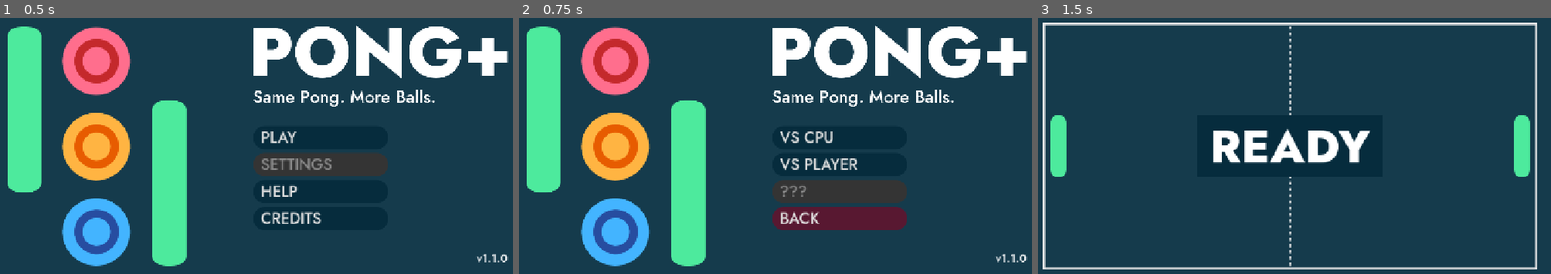
Above: before the commit, frames 1-3 (left to right).
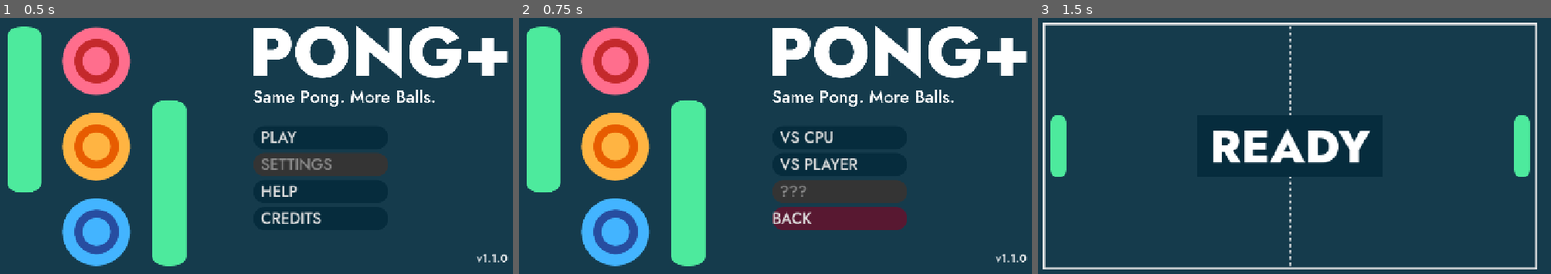
Above: after the commit, the same moments.

Repository: cf-Le3/pong-plus
Game: Godot game, scene res://general/main/main.tscn
The game is run twice, just before and just after one commit, with the same random seed, the same clock (stepped at 60 frames per second) and the same inputs.
Inputs:
- Up to frame 1 (0.5 s): no input
- Up to frame 2 (0.75 s): click "PLAY" at 0.5 s
- Up to frame 3 (1.5 s): click "VS CPU" at 1.25 s

Frame 1 is identical in both runs. In frame 2, 0.3% of the frame differs, in the area x 49-59%, y 75-81%; in frame 3, nothing differs.

Commit message:
Define separate button themes for non-title buttons

Diff:
--- a/Pong Plus/general/themes/button_cancel.tres
+++ b/Pong Plus/general/themes/button_cancel_general.tres
@@ -1,9 +1,8 @@
-[gd_resource type="Theme" load_steps=7 format=3 uid="uid://3fnqa7mo40oi"]
+[gd_resource type="Theme" load_steps=7 format=3 uid="uid://dvkknqaldhwsk"]
 
-[ext_resource type="FontFile" uid="uid://3bakknuabxrn" path="res://general/fonts/Jost-500-Medium.ttf" id="1_rs7qm"]
+[ext_resource type="FontFile" uid="uid://3bakknuabxrn" path="res://general/fonts/Jost-500-Medium.ttf" id="1_3h7mt"]
 
 [sub_resource type="StyleBoxFlat" id="StyleBoxFlat_rs7qm"]
-content_margin_left = 32.0
 bg_color = Color(0.858824, 0.329412, 0.52549, 1)
 corner_radius_top_left = 32
 corner_radius_top_right = 32
@@ -11,7 +10,6 @@
 corner_radius_bottom_left = 32
 
 [sub_resource type="StyleBoxFlat" id="StyleBoxFlat_yhnvk"]
-content_margin_left = 32.0
 bg_color = Color(0.859095, 0.329469, 0.525625, 1)
 corner_radius_top_left = 32
 corner_radius_top_right = 32
@@ -19,7 +17,6 @@
 corner_radius_bottom_left = 32
 
 [sub_resource type="StyleBoxFlat" id="StyleBoxFlat_eo7t3"]
-content_margin_left = 32.0
 bg_color = Color(0.858824, 0.329412, 0.52549, 1)
 corner_radius_top_left = 32
 corner_radius_top_right = 32
@@ -27,7 +24,6 @@
 corner_radius_bottom_left = 32
 
 [sub_resource type="StyleBoxFlat" id="StyleBoxFlat_tnu8d"]
-content_margin_left = 16.0
 bg_color = Color(0.347618, 0.0937091, 0.191388, 1)
 corner_radius_top_left = 32
 corner_radius_top_right = 32
@@ -35,7 +31,6 @@
 corner_radius_bottom_left = 32
 
 [sub_resource type="StyleBoxFlat" id="StyleBoxFlat_c2xpq"]
-content_margin_left = 16.0
 bg_color = Color(0.858824, 0.329412, 0.52549, 1)
 corner_radius_top_left = 32
 corner_radius_top_right = 32
--- /dev/null
+++ b/Pong Plus/general/themes/button_cancel_title.tres
@@ -0,0 +1,47 @@
+[gd_resource type="Theme" load_steps=7 format=3 uid="uid://3fnqa7mo40oi"]
+
+[ext_resource type="FontFile" uid="uid://3bakknuabxrn" path="res://general/fonts/Jost-500-Medium.ttf" id="1_d6tr6"]
+
+[sub_resource type="StyleBoxFlat" id="StyleBoxFlat_rs7qm"]
+bg_color = Color(0.858824, 0.329412, 0.52549, 1)
+corner_radius_top_left = 32
+corner_radius_top_right = 32
+corner_radius_bottom_right = 32
+corner_radius_bottom_left = 32
+
+[sub_resource type="StyleBoxFlat" id="StyleBoxFlat_yhnvk"]
+bg_color = Color(0.859095, 0.329469, 0.525625, 1)
+corner_radius_top_left = 32
+corner_radius_top_right = 32
+corner_radius_bottom_right = 32
+corner_radius_bottom_left = 32
+
+[sub_resource type="StyleBoxFlat" id="StyleBoxFlat_eo7t3"]
+bg_color = Color(0.858824, 0.329412, 0.52549, 1)
+corner_radius_top_left = 32
+corner_radius_top_right = 32
+corner_radius_bottom_right = 32
+corner_radius_bottom_left = 32
+
+[sub_resource type="StyleBoxFlat" id="StyleBoxFlat_tnu8d"]
+bg_color = Color(0.347618, 0.0937091, 0.191388, 1)
+corner_radius_top_left = 32
+corner_radius_top_right = 32
+corner_radius_bottom_right = 32
+corner_radius_bottom_left = 32
+
+[sub_resource type="StyleBoxFlat" id="StyleBoxFlat_c2xpq"]
+bg_color = Color(0.858824, 0.329412, 0.52549, 1)
+corner_radius_top_left = 32
+corner_radius_top_right = 32
+corner_radius_bottom_right = 32
+corner_radius_bottom_left = 32
+
+[resource]
+Button/font_sizes/font_size = 32
+Button/fonts/font = ExtResource("1_d6tr6")
+Button/styles/focus = SubResource("StyleBoxFlat_rs7qm")
+Button/styles/hover = SubResource("StyleBoxFlat_yhnvk")
+Button/styles/hover_pressed = SubResource("StyleBoxFlat_eo7t3")
+Button/styles/normal = SubResource("StyleBoxFlat_tnu8d")
+Button/styles/pressed = SubResource("StyleBoxFlat_c2xpq")
--- /dev/null
+++ b/Pong Plus/general/themes/button_normal_general.tres
@@ -0,0 +1,56 @@
+[gd_resource type="Theme" load_steps=8 format=3 uid="uid://cln0vq5h8pqqn"]
+
+[ext_resource type="FontFile" uid="uid://3bakknuabxrn" path="res://general/fonts/Jost-500-Medium.ttf" id="1_528fv"]
+
+[sub_resource type="StyleBoxFlat" id="StyleBoxFlat_c22pl"]
+content_margin_left = 16.0
+bg_color = Color(0.205117, 0.205117, 0.205117, 1)
+corner_radius_top_left = 32
+corner_radius_top_right = 32
+corner_radius_bottom_right = 32
+corner_radius_bottom_left = 32
+
+[sub_resource type="StyleBoxFlat" id="StyleBoxFlat_rgnv2"]
+bg_color = Color(0.192157, 0.521569, 0.560784, 1)
+corner_radius_top_left = 32
+corner_radius_top_right = 32
+corner_radius_bottom_right = 32
+corner_radius_bottom_left = 32
+
+[sub_resource type="StyleBoxFlat" id="StyleBoxFlat_rv26h"]
+bg_color = Color(0.192157, 0.521569, 0.560784, 1)
+corner_radius_top_left = 32
+corner_radius_top_right = 32
+corner_radius_bottom_right = 32
+corner_radius_bottom_left = 32
+
+[sub_resource type="StyleBoxFlat" id="StyleBoxFlat_hcn4g"]
+bg_color = Color(0.192157, 0.521569, 0.560784, 1)
+corner_radius_top_left = 32
+corner_radius_top_right = 32
+corner_radius_bottom_right = 32
+corner_radius_bottom_left = 32
+
+[sub_resource type="StyleBoxFlat" id="StyleBoxFlat_ligjq"]
+bg_color = Color(0.0235294, 0.172549, 0.239216, 1)
+corner_radius_top_left = 32
+corner_radius_top_right = 32
+corner_radius_bottom_right = 32
+corner_radius_bottom_left = 32
+
+[sub_resource type="StyleBoxFlat" id="StyleBoxFlat_07mvf"]
+bg_color = Color(0.192157, 0.521569, 0.560784, 1)
+corner_radius_top_left = 32
+corner_radius_top_right = 32
+corner_radius_bottom_right = 32
+corner_radius_bottom_left = 32
+
+[resource]
+Button/font_sizes/font_size = 32
+Button/fonts/font = ExtResource("1_528fv")
+Button/styles/disabled = SubResource("StyleBoxFlat_c22pl")
+Button/styles/focus = SubResource("StyleBoxFlat_rgnv2")
+Button/styles/hover = SubResource("StyleBoxFlat_rv26h")
+Button/styles/hover_pressed = SubResource("StyleBoxFlat_hcn4g")
+Button/styles/normal = SubResource("StyleBoxFlat_ligjq")
+Button/styles/pressed = SubResource("StyleBoxFlat_07mvf")
--- a/Pong Plus/menus/title/title.tscn
+++ b/Pong Plus/menus/title/title.tscn
@@ -4,10 +4,10 @@
 [ext_resource type="FontFile" uid="uid://3bakknuabxrn" path="res://general/fonts/Jost-500-Medium.ttf" id="2_avlu2"]
 [ext_resource type="Texture2D" uid="uid://ciofokgwxst8x" path="res://menus/title/title.png" id="4_7edc8"]
 [ext_resource type="Texture2D" uid="uid://dekn36p0fptpt" path="res://menus/title/logo_anim/frame_1.png" id="5_cocfk"]
-[ext_resource type="Theme" uid="uid://b0d8oqpo1fhvc" path="res://general/themes/button_normal.tres" id="5_nsibk"]
+[ext_resource type="Theme" uid="uid://b0d8oqpo1fhvc" path="res://general/themes/button_normal_title.tres" id="5_nsibk"]
 [ext_resource type="Texture2D" uid="uid://nfatr6wafiqs" path="res://menus/title/logo_anim/frame_2.png" id="6_s25q2"]
 [ext_resource type="Texture2D" uid="uid://pxb7yvqhfdvj" path="res://menus/title/logo_anim/frame_3.png" id="7_8xug6"]
-[ext_resource type="Theme" uid="uid://3fnqa7mo40oi" path="res://general/themes/button_cancel.tres" id="7_nsibk"]
+[ext_resource type="Theme" uid="uid://3fnqa7mo40oi" path="res://general/themes/button_cancel_title.tres" id="7_nsibk"]
 [ext_resource type="Texture2D" uid="uid://bq4rthu7cphct" path="res://menus/title/logo_anim/frame_4.png" id="8_jeybk"]
 [ext_resource type="Texture2D" uid="uid://di045xhk8xhov" path="res://menus/title/logo_anim/frame_5.png" id="9_nx5hg"]
 [ext_resource type="Texture2D" uid="uid://i0aghpjcl2no" path="res://menus/title/logo_anim/frame_6.png" id="10_0l4sv"]
Not shown: 1 places in Pong Plus/general/themes/button_cancel_general.tres that only renumber resources
Renamed: Pong Plus/general/themes/button_normal.tres -> Pong Plus/general/themes/button_normal_title.tres
